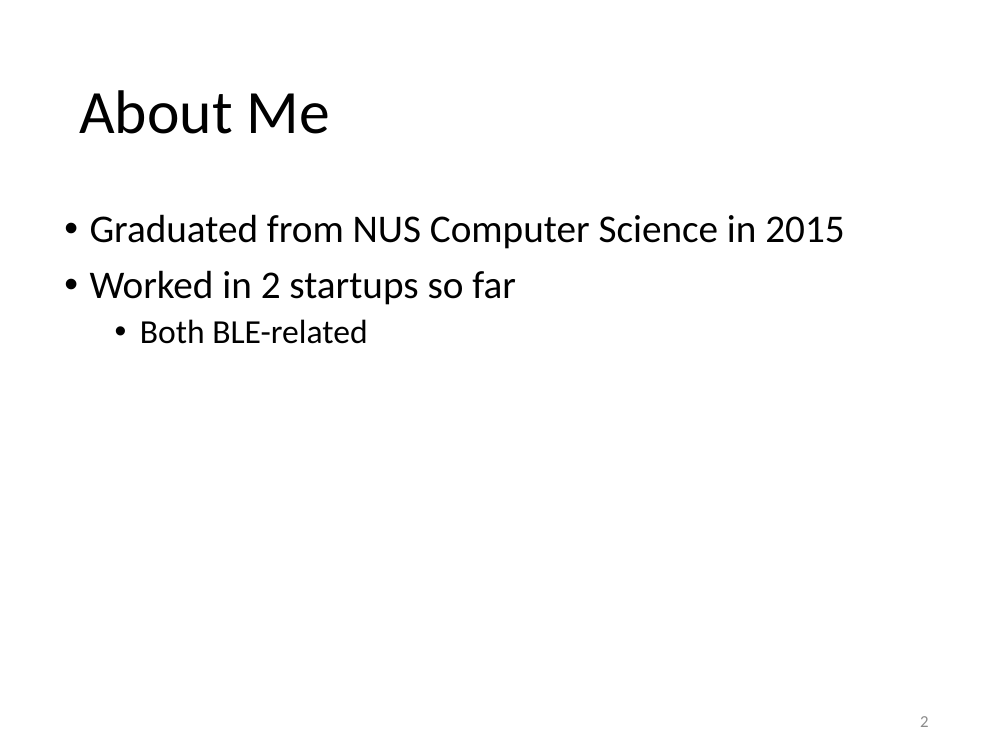
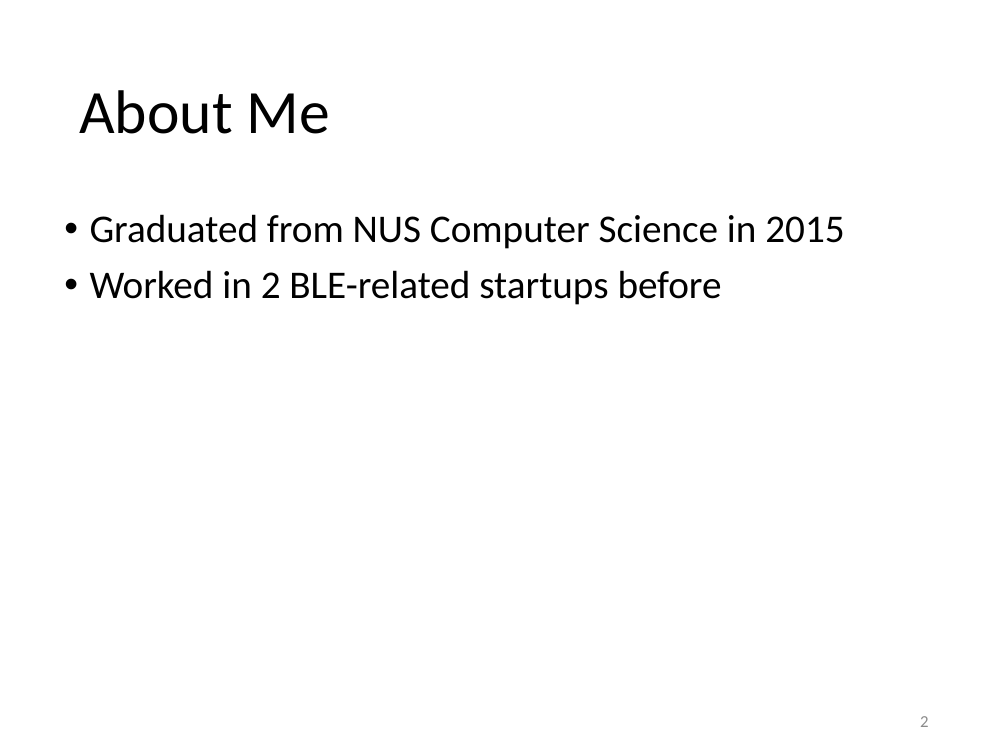
Before and after one commit to yeokm1/intro-to-ble, a slide deck: slide 2 of intro to ble.pptx. Drawn at 1008x756 pixels with LibreOffice and Linux fonts; fonts in the diff are those of the drawing. Boxes give left, top, right and bottom in pixels: in the first picture for what was removed or moved away, otherwise in the second. Text is boxed around its words. In the diff, an @@ line names an element or a change of style, - is before the commit and + after.

```diff
--- a/intro to ble.pptx
+++ b/intro to ble.pptx
@@ text at bbox=[90, 270, 722, 305]: text changed @@
-• Worked in 2 startups so far
-  • Both BLE-related
+• Worked in 2 BLE-related startups before
```
Also in this commit, not shown: 18 other slides changed.
